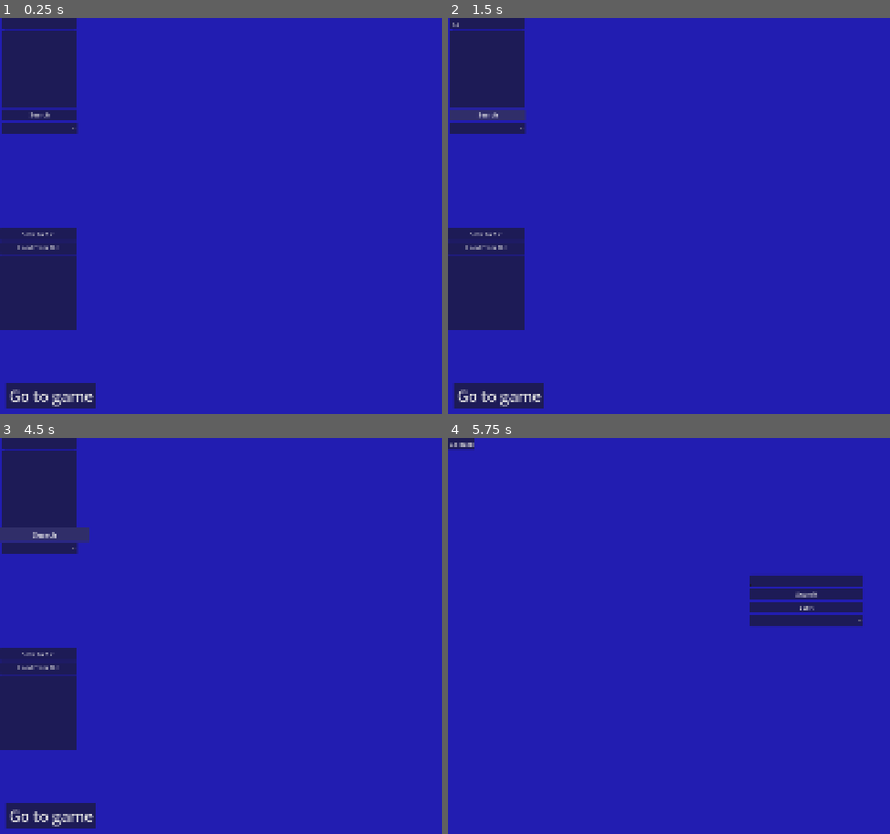
Above: before the commit, frames 1-4 (two rows, left to right).
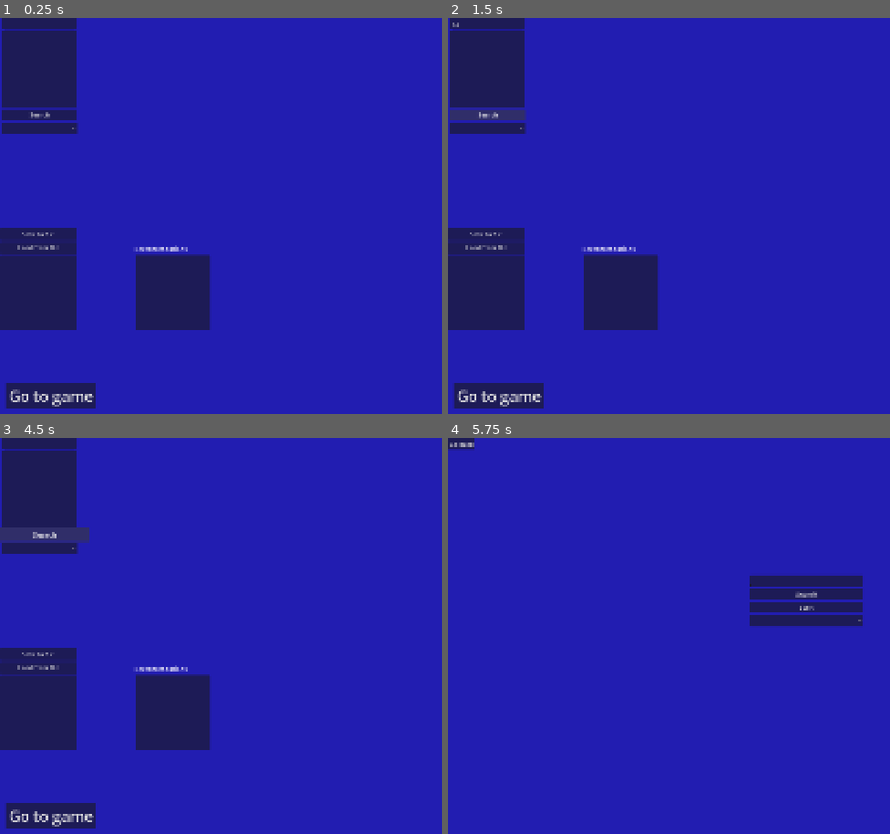
Above: after the commit, the same moments.

Repository: ragingburger1243/AniSearch
Game: Godot game, scene res://main.tscn
The game is run twice, just before and just after one commit, with the same random seed, the same clock (stepped at 60 frames per second) and the same inputs.
Inputs (mouse positions are in pixels of both pictures, inside the frame that each line leads up to):
- Up to frame 1 (0.25 s): no input
- Up to frame 2 (1.5 s): click (487, 21) at 0.52 s; type "12" at 0.6 s; click "Search" at 1.25 s
- Up to frame 3 (4.5 s): click "Go to game" at 2 s; click (358, 580) at 2.77 s; type "12" at 2.85 s; click "Submit" at 3.5 s; click "Go back" at 4.25 s
- Up to frame 4 (5.75 s): click "Go to game" at 5 s

The runs differ from the first frame. In frame 1, 3.3% of the frame differs, in the area x 30-48%, y 57-79%; in frame 2, 3.3%; in frame 3, 3.3%; in frame 4, less than 0.1%.
Error before the commit: Invalid access to property or key 'data' on a base object of type 'Nil'. (res://Main.gd:75)
Error after the commit: Invalid access to property or key 'data' on a base object of type 'Nil'. (res://Main.gd:77)

Commit message:
1.4.3.1
implementing recommendations

Diff:
--- a/Main.gd
+++ b/Main.gd
@@ -15,10 +15,12 @@
 @onready var label_genres = $"VBoxContainer2/Label (genres)"
 @onready var item_list = $VBoxContainer/ItemList
 @onready var item_list_favorites = $VBoxContainer5/ItemList
+@onready var item_list_reccomend = $VBoxContainer6/ItemList
 var image = ""
 var text_option = ""
 var count_type
 var results = []
+var resuluts_reco = []
 func _ready() -> void:
 	pass
 
@@ -38,7 +40,7 @@
 			httprequest.request("https://graphql.anilist.co", ["Content-Type: application/json"], HTTPClient.METHOD_POST,JSON.stringify(main_dict))
 		else:
 			count_type = "episodes" if text_option == "ANIME" else "chapters"
-			var main_dict = {"query": "query ($name: String) { Page(p …(160 unchanged characters)… siteUrl genres recommendations(perPage: 5, sort: RATING_DESC) { nodes { rating me …(115 unchanged characters)…
+			var main_dict = {"query": "query ($name: String) { Page(p …(160 unchanged characters)… siteUrl genres recommendations(perPage: 7, sort: RATING_DESC) { nodes { rating me …(115 unchanged characters)…
 			httprequest.request("https://graphql.anilist.co", ["Content-Type: application/json"], HTTPClient.METHOD_POST,JSON.stringify(main_dict))
 
 
@@ -76,7 +78,13 @@
 			var title = item["title"]["english"] if item["title"]["english"] != null else item["title"]["romaji"]
 			item_list.add_item(title)
 
+			for recommendation in item["recommendations"]["nodes"]:
+				var reco_title = recommendation["mediaRecommendation"]["title"]["english"] if recommendation["mediaRecommendation"]["title"]["english"] != null else recommendation["mediaRecommendation"]["title"]["romaji"]
+				item_list_reccomend.add_item(reco_title)
+
 		results = dict["data"]["Page"]["media"]
+
+		print(resuluts_reco)
 
 
 
--- a/main.tscn
+++ b/main.tscn
@@ -133,6 +133,21 @@
 custom_minimum_size = Vector2(0, 200)
 layout_mode = 2
 
+[node name="VBoxContainer6" type="VBoxContainer" parent="." unique_id=1657202478]
+layout_mode = 0
+offset_left = 354.0
+offset_top = 596.0
+offset_right = 554.0
+offset_bottom = 823.0
+
+[node name="Label" type="Label" parent="VBoxContainer6" unique_id=1855532238]
+layout_mode = 2
+text = "Reccomendations"
+
+[node name="ItemList" type="ItemList" parent="VBoxContainer6" unique_id=1378113604]
+custom_minimum_size = Vector2(200, 200)
+layout_mode = 2
+
 [connection signal="request_completed" from="VBoxContainer/HTTPRequest" to="." method="_on_http_request_request_completed"]
 [connection signal="request_completed" from="VBoxContainer/HTTPRequest2" to="." method="_on_http_request_2_request_completed"]
 [connection signal="item_selected" from="VBoxContainer/ItemList" to="." method="_on_item_list_item_selected"]
